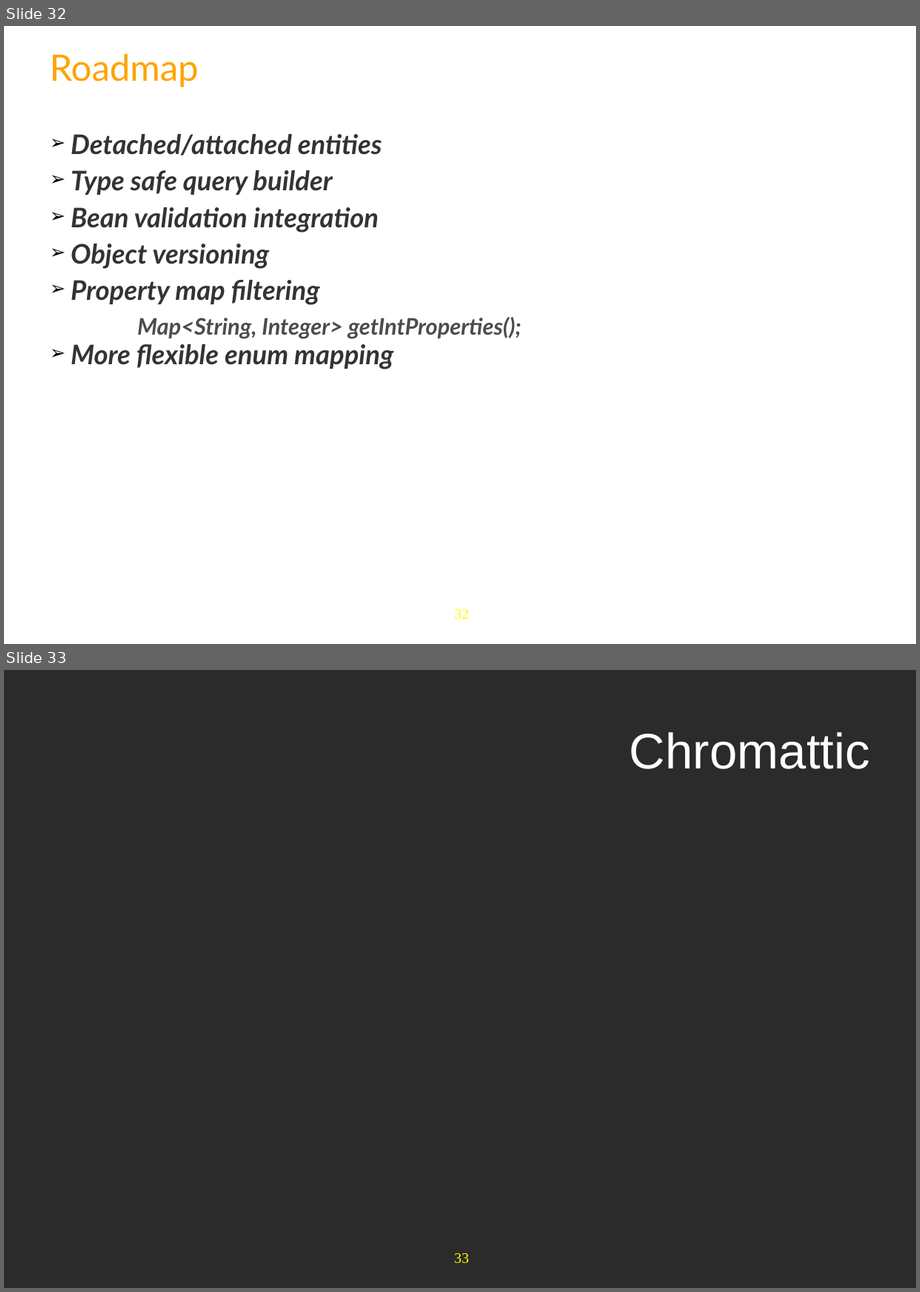
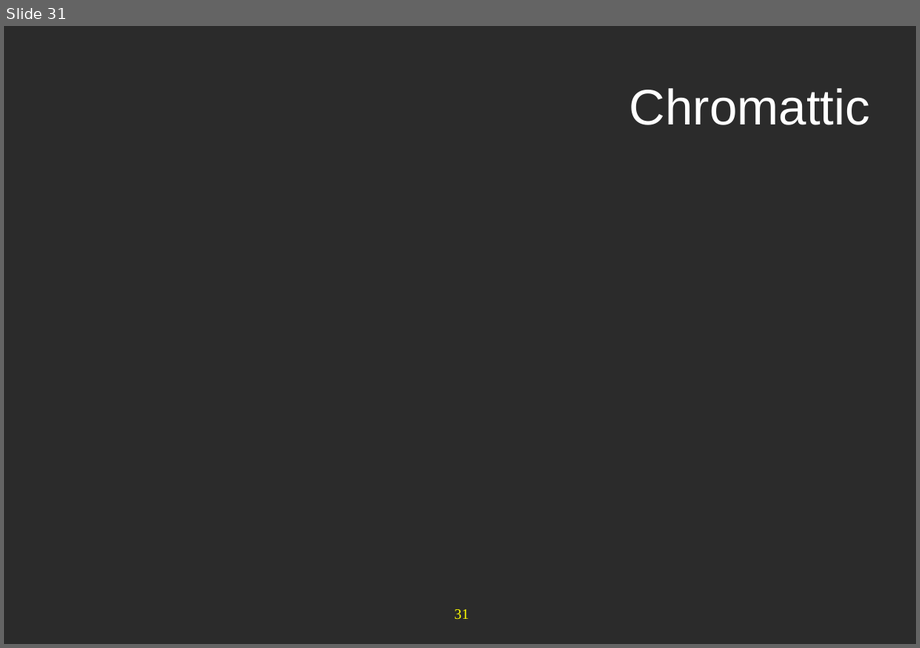
Before and after one commit to anhvurz90/training, a slide deck: exo-developer/440-chrommatic/slides/440-Chromattic-XDev-en.pptx. Shown one above the other, each under a label of ours: slides 32 and 33 before the commit, slide 31 after it. The pictures are 920x1292 and 920x648 pixels, drawn with LibreOffice and Linux fonts; fonts in the diff are those of the drawing; background and template pictures are left out; a plain dark background stands for a picture behind light text. Boxes give left, top, right and bottom in pixels: in the first picture for what was removed or moved away, otherwise in the second. Text is boxed around its words. In the diff, an @@ line names an element or a change of style, - is before the commit and + after.

```diff
--- a/exo-developer/440-chrommatic/slides/440-Chromattic-XDev-en.pptx
+++ b/exo-developer/440-chrommatic/slides/440-Chromattic-XDev-en.pptx
@@ slide 32 removed at bbox=[4, 26, 916, 644], background #FFFFFF; not listed: 1 template element that a slide beside it also shows @@
@@ title removed at bbox=[50, 53, 199, 87] @@
-Roadmap
@@ text removed at bbox=[71, 134, 521, 369] @@
-➢ Detached/attached entities
-➢ Type safe query builder
-➢ Bean validation integration
-➢ Object versioning
-➢ Property map filtering
-    Map<String, Integer> getIntProperties();
-➢ More flexible enum mapping
@@ what was slide 33 is now slide 31 @@
@@ page number at bbox=[454, 609, 469, 619]: text changed @@
-33
+31
```
Also in this commit, not shown: 5 slides changed, 1 other slide removed, 6 other files.
